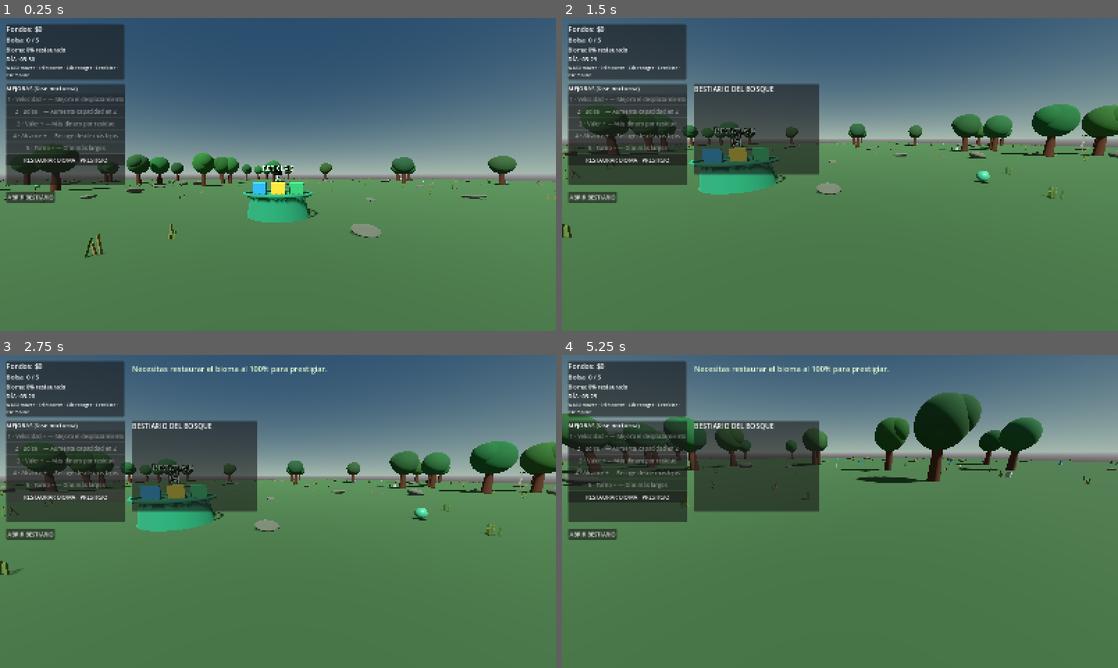
Above: before the commit, frames 1-4 (two rows, left to right).
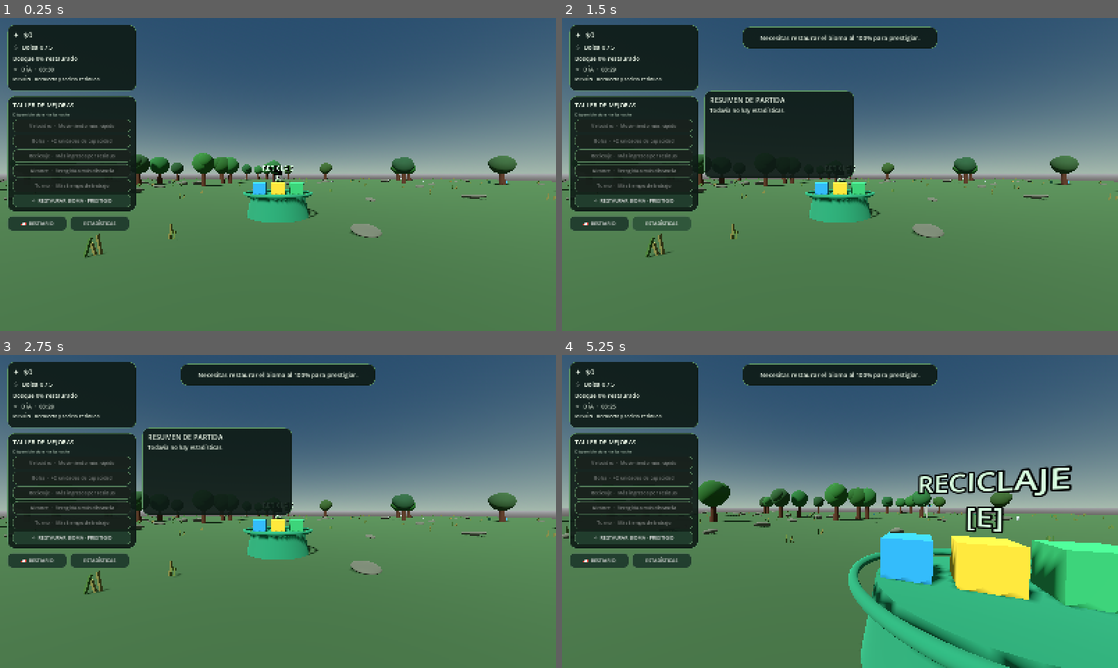
Above: after the commit, the same moments.

Repository: Tomardosama/verdevivo
Game: Godot game, scene res://scenes/main/main.tscn
The game is run twice, just before and just after one commit, with the same random seed, the same clock (stepped at 60 frames per second) and the same inputs.
Inputs (mouse positions are in pixels of both pictures, inside the frame that each line leads up to):
- Up to frame 1 (0.25 s): no input
- Up to frame 2 (1.5 s): click (595, 196) at 0.5 s, where only the run before the commit has a clickable "ABRIR BESTIARIO"; click (662, 224) at 1.25 s, where only the run after the commit has a clickable "ESTADÍSTICAS"
- Up to frame 3 (2.75 s): click (66, 495) at 2 s, where only the run before the commit has a clickable "RESTAURAR BIOMA · PRESTIGIO"
- Up to frame 4 (5.25 s): click (634, 536) at 2.75 s, where only the run after the commit has a clickable "✧ RESTAURAR BIOMA · PRESTIGIO"; click (600, 561) at 3.5 s, where only the run after the commit has a clickable "📖 BESTIARIO"; tap Enter at 4.25 s; move the mouse to (867, 511) at 4.27 s; hold W (move_forward) from 4.28 s (still down); tap E (deposit) at 4.35 s; click (867, 511) at 4.42 s; move the mouse to (812, 511) at 5.02 s; tap Shift (sprint) at 5.1 s; click (812, 511) at 5.17 s

The runs differ from the first frame. In frame 1, 13% of the frame differs, in the area x 1-25%, y 1-68%; in frame 2, 42%; in frame 3, 42%; in frame 4, 68%, in the area x 0-100%, y 0-100%.

Commit message:
Redesign HUD with rounded panels, notifications, missions and stats

Diff:
--- a/scripts/ui/hud.gd
+++ b/scripts/ui/hud.gd
@@ -10,94 +10,178 @@
 var progress_label: Label
 var phase_label: Label
 var message_label: Label
+var mission_label: Label
+var stats_label: Label
 var upgrade_buttons: Array[Button] = []
 var bestiary_panel: PanelContainer
 var bestiary_list: VBoxContainer
+var stats_panel: PanelContainer
+var message_time_left: float = 0.0
 
 func _ready() -> void:
-	var panel := PanelContainer.new()
-	panel.position = Vector2(18, 18)
-	panel.custom_minimum_size = Vector2(340, 160)
-	add_child(panel)
-	var layout := VBoxContainer.new()
-	panel.add_child(layout)
-	money_label = _make_label("Fondos: $0", 20)
-	bag_label = _make_label("Bolsa: 0 / 5", 18)
-	progress_label = _make_label("Bioma: 0% restaurado", 16)
-	phase_label = _make_label("DÍA", 16)
-	layout.add_child(money_label)
-	layout.add_child(bag_label)
-	layout.add_child(progress_label)
-	layout.add_child(phase_label)
-	var help := _make_label("WASD mover · Shift correr · Clic recoger · E reciclar · Esc mouse", 13)
-	help.autowrap_mode = TextServer.AUTOWRAP_WORD_SMART
-	layout.add_child(help)
-
-	var right_panel := PanelContainer.new()
-	right_panel.position = Vector2(18, 190)
-	right_panel.custom_minimum_size = Vector2(340, 290)
-	add_child(right_panel)
+	var root := Control.new()
+	root.set_anchors_and_offsets_preset(Control.PRESET_FULL_RECT)
+	root.mouse_filter = Control.MOUSE_FILTER_IGNORE
+	add_child(root)
+
+	var status_panel := _make_panel(Vector2(22, 20), Vector2(370, 190))
+	root.add_child(status_panel)
+	var status_box := VBoxContainer.new()
+	status_box.add_theme_constant_override("separation", 7)
+	status_panel.add_child(status_box)
+	money_label = _make_label("✦  $0", 23)
+	bag_label = _make_label("♧  Bolsa 0 / 5", 18)
+	progress_label = _make_label("Bosque 0% restaurado", 17)
+	phase_label = _make_label("☀  DÍA", 17)
+	mission_label = _make_label("MISIÓN · Recolecta y recicla residuos", 14)
+	for label in [money_label, bag_label, progress_label, phase_label, mission_label]:
+		status_box.add_child(label)
+
+	var upgrades_panel := _make_panel(Vector2(22, 225), Vector2(370, 330))
+	root.add_child(upgrades_panel)
 	var upgrade_box := VBoxContainer.new()
-	right_panel.add_child(upgrade_box)
-	upgrade_box.add_child(_make_label("MEJORAS (fase nocturna)", 17))
+	upgrade_box.add_theme_constant_override("separation", 6)
+	upgrades_panel.add_child(upgrade_box)
+	upgrade_box.add_child(_make_label("TALLER DE MEJORAS", 18))
+	upgrade_box.add_child(_make_label("Disponible durante la noche", 12, Color(0.70, 0.79, 0.72)))
 	var upgrade_data := [
-		["speed", "1 · Velocidad +", "Mejora el desplazamiento"],
-		["capacity", "2 · Bolsa +", "Aumenta capacidad en 2"],
-		["value", "3 · Valor +", "Más dinero por residuo"],
-		["range", "4 · Alcance +", "Recoge desde más lejos"],
-		["day", "5 · Turno +", "Días más largos"]
+		["speed", "Velocidad", "Movimiento más rápido"],
+		["capacity", "Bolsa", "+2 unidades de capacidad"],
+		["value", "Reciclaje", "Más ingresos por residuo"],
+		["range", "Alcance", "Recogida a más distancia"],
+		["day", "Turno", "Más tiempo de trabajo"]
 	]
 	for item in upgrade_data:
-		var button := Button.new()
-		button.text = "%s — %s" % [item[1], item[2]]
+		var button := _make_button("%s  ·  %s" % [item[1], item[2]])
 		button.pressed.connect(_on_upgrade_pressed.bind(item[0]))
 		upgrade_box.add_child(button)
 		upgrade_buttons.append(button)
-	var prestige_button := Button.new()
-	prestige_button.text = "RESTAURAR BIOMA · PRESTIGIO"
+	var prestige_button := _make_button("✧  RESTAURAR BIOMA · PRESTIGIO")
 	prestige_button.pressed.connect(func(): prestige_requested.emit())
 	upgrade_box.add_child(prestige_button)
 
-	var bestiary_button := Button.new()
-	bestiary_button.text = "ABRIR BESTIARIO"
-	bestiary_button.position = Vector2(18, 500)
+	var bestiary_button := _make_button("📖  BESTIARIO")
+	bestiary_button.position = Vector2(22, 570)
+	bestiary_button.size = Vector2(170, 42)
+	root.add_child(bestiary_button)
 	bestiary_button.pressed.connect(func(): bestiary_toggled.emit())
-	add_child(bestiary_button)
-
-	bestiary_panel = PanelContainer.new()
-	bestiary_panel.position = Vector2(380, 190)
-	bestiary_panel.custom_minimum_size = Vector2(360, 260)
+
+	var stats_button := _make_button("ESTADÍSTICAS")
+	stats_button.position = Vector2(202, 570)
+	stats_button.size = Vector2(170, 42)
+	root.add_child(stats_button)
+	stats_button.pressed.connect(_toggle_stats)
+
+	bestiary_panel = _make_panel(Vector2(410, 210), Vector2(430, 330))
 	bestiary_panel.visible = false
-	add_child(bestiary_panel)
+	root.add_child(bestiary_panel)
 	bestiary_list = VBoxContainer.new()
+	bestiary_list.add_theme_constant_override("separation", 10)
 	bestiary_panel.add_child(bestiary_list)
-	bestiary_list.add_child(_make_label("BESTIARIO DEL BOSQUE", 20))
-
-	message_label = _make_label("", 22)
-	message_label.position = Vector2(380, 24)
-	message_label.add_theme_color_override("font_color", Color(0.9, 1.0, 0.82))
-	add_child(message_label)
-
-func _make_label(value: String, font_size: int) -> Label:
+	bestiary_list.add_child(_make_label("BESTIARIO DEL BOSQUE", 21))
+
+	stats_panel = _make_panel(Vector2(410, 210), Vector2(430, 250))
+	stats_panel.visible = false
+	root.add_child(stats_panel)
+	var stats_box := VBoxContainer.new()
+	stats_panel.add_child(stats_box)
+	stats_box.add_child(_make_label("RESUMEN DE PARTIDA", 20))
+	stats_label = _make_label("Todavía no hay estadísticas.", 16)
+	stats_label.autowrap_mode = TextServer.AUTOWRAP_WORD_SMART
+	stats_box.add_child(stats_label)
+
+	var help_panel := _make_panel(Vector2(22, -62), Vector2(550, 46))
+	help_panel.set_anchors_and_offsets_preset(Control.PRESET_BOTTOM_LEFT)
+	root.add_child(help_panel)
+	var help := _make_label("WASD mover   ·   Shift correr   ·   Clic recoger   ·   E reciclar   ·   Esc liberar mouse", 13)
+	help.position = Vector2(12, 11)
+	help_panel.add_child(help)
+
+	var notification_panel := _make_panel(Vector2(0, 28), Vector2(560, 62))
+	notification_panel.set_anchors_and_offsets_preset(Control.PRESET_TOP_WIDE)
+	notification_panel.position = Vector2(0, 26)
+	notification_panel.anchor_left = 0.5
+	notification_panel.anchor_right = 0.5
+	notification_panel.offset_left = -280
+	notification_panel.offset_right = 280
+	notification_panel.visible = false
+	root.add_child(notification_panel)
+	message_label = _make_label("", 18)
+	message_label.horizontal_alignment = HORIZONTAL_ALIGNMENT_CENTER
+	message_label.vertical_alignment = VERTICAL_ALIGNMENT_CENTER
+	notification_panel.add_child(message_label)
+	set_meta("notification_panel", notification_panel)
+
+func _make_panel(position_value: Vector2, size_value: Vector2) -> PanelContainer:
+	var panel := PanelContainer.new()
+	panel.position = position_value
+	panel.custom_minimum_size = size_value
+	var style := StyleBoxFlat.new()
+	style.bg_color = Color(0.055, 0.105, 0.085, 0.91)
+	style.border_color = Color(0.36, 0.57, 0.39, 0.85)
+	style.set_border_width_all(1)
+	style.set_corner_radius_all(18)
+	style.content_margin_left = 15
+	style.content_margin_right = 15
+	style.content_margin_top = 12
+	style.content_margin_bottom = 12
+	panel.add_theme_stylebox_override("panel", style)
+	return panel
+
+func _make_button(value: String) -> Button:
+	var button := Button.new()
+	button.text = value
+	button.custom_minimum_size = Vector2(0, 37)
+	button.add_theme_font_size_override("font_size", 14)
+	var normal := StyleBoxFlat.new()
+	normal.bg_color = Color(0.13, 0.24, 0.18, 0.98)
+	normal.border_color = Color(0.32, 0.48, 0.34)
+	normal.set_border_width_all(1)
+	normal.set_corner_radius_all(12)
+	normal.content_margin_left = 10
+	normal.content_margin_right = 10
+	var hover := normal.duplicate() as StyleBoxFlat
+	hover.bg_color = Color(0.19, 0.34, 0.23, 1.0)
+	var disabled := normal.duplicate() as StyleBoxFlat
+	disabled.bg_color = Color(0.10, 0.13, 0.11, 0.8)
+	button.add_theme_stylebox_override("normal", normal)
+	button.add_theme_stylebox_override("hover", hover)
+	button.add_theme_stylebox_override("pressed", hover)
+	button.add_theme_stylebox_override("disabled", disabled)
+	return button
+
+func _make_label(value: String, font_size: int, color: Color = Color(0.91, 0.95, 0.89)) -> Label:
 	var label := Label.new()
 	label.text = value
 	label.add_theme_font_size_override("font_size", font_size)
+	label.add_theme_color_override("font_color", color)
 	return label
+
+func _process(delta: float) -> void:
+	if message_time_left > 0.0:
+		message_time_left -= delta
+		if message_time_left <= 0.0:
+			var panel := get_meta("notification_panel") as PanelContainer
+			if panel:
+				panel.visible = false
 
 func _on_upgrade_pressed(upgrade_id: String) -> void:
 	upgrade_requested.emit(upgrade_id)
 
 func update_bag(current: int, capacity: int) -> void:
-	bag_label.text = "Bolsa: %d / %d" % [current, capacity]
+	bag_label.text = "♧  Bolsa %d / %d" % [current, capacity]
 
 func update_money(amount: int) -> void:
-	money_label.text = "Fondos: $%d" % amount
+	money_label.text = "✦  $%d" % amount
 
 func update_progress(percent: int) -> void:
-	progress_label.text = "Bioma: %d%% restaurado" % percent
+	progress_label.text = "Bosque %d%% restaurado" % percent
 
 func update_phase(is_day: bool, seconds_left: int) -> void:
-	phase_label.text = "%s · %02d:%02d" % ["DÍA" if is_day else "NOCHE", seconds_left / 60, seconds_left % 60]
+	phase_label.text = "%s  %s  ·  %02d:%02d" % ["☀" if is_day else "☾", "DÍA" if is_day else "NOCHE", seconds_left / 60, seconds_left % 60]
+
+func update_mission(value: String) -> void:
+	mission_label.text = "MISIÓN · " + value
 
 func set_upgrade_access(enabled: bool) -> void:
 	for button in upgrade_buttons:
@@ -106,13 +190,27 @@
 func set_bestiary(entries: Array[Dictionary]) -> void:
 	for index in range(1, bestiary_list.get_child_count()):
 		bestiary_list.get_child(index).queue_free()
+	if entries.is_empty():
+		bestiary_list.add_child(_make_label("Aún no descubriste especies. Limpia el bosque para atraer fauna.", 15))
 	for entry in entries:
-		var label := _make_label("✓ %s — %s" % [entry.get("name", "Especie"), entry.get("description", "")], 14)
+		var label := _make_label("✦ %s\n%s" % [entry.get("name", "Especie"), entry.get("description", "")], 15)
 		label.autowrap_mode = TextServer.AUTOWRAP_WORD_SMART
 		bestiary_list.add_child(label)
 
 func toggle_bestiary() -> void:
 	bestiary_panel.visible = not bestiary_panel.visible
+	stats_panel.visible = false
+
+func _toggle_stats() -> void:
+	stats_panel.visible = not stats_panel.visible
+	bestiary_panel.visible = false
+
+func update_stats(money: int, collected: int, prestige: int, elapsed_seconds: int) -> void:
+	stats_label.text = "Fondos acumulados: $%d\nResiduos recuperados: %d\nPrestigios: %d\nTiempo de sesión: %02d:%02d" % [money, collected, prestige, elapsed_seconds / 60, elapsed_seconds % 60]
 
 func show_message(message: String) -> void:
 	message_label.text = message
+	var panel := get_meta("notification_panel") as PanelContainer
+	if panel:
+		panel.visible = true
+	message_time_left = 3.8
